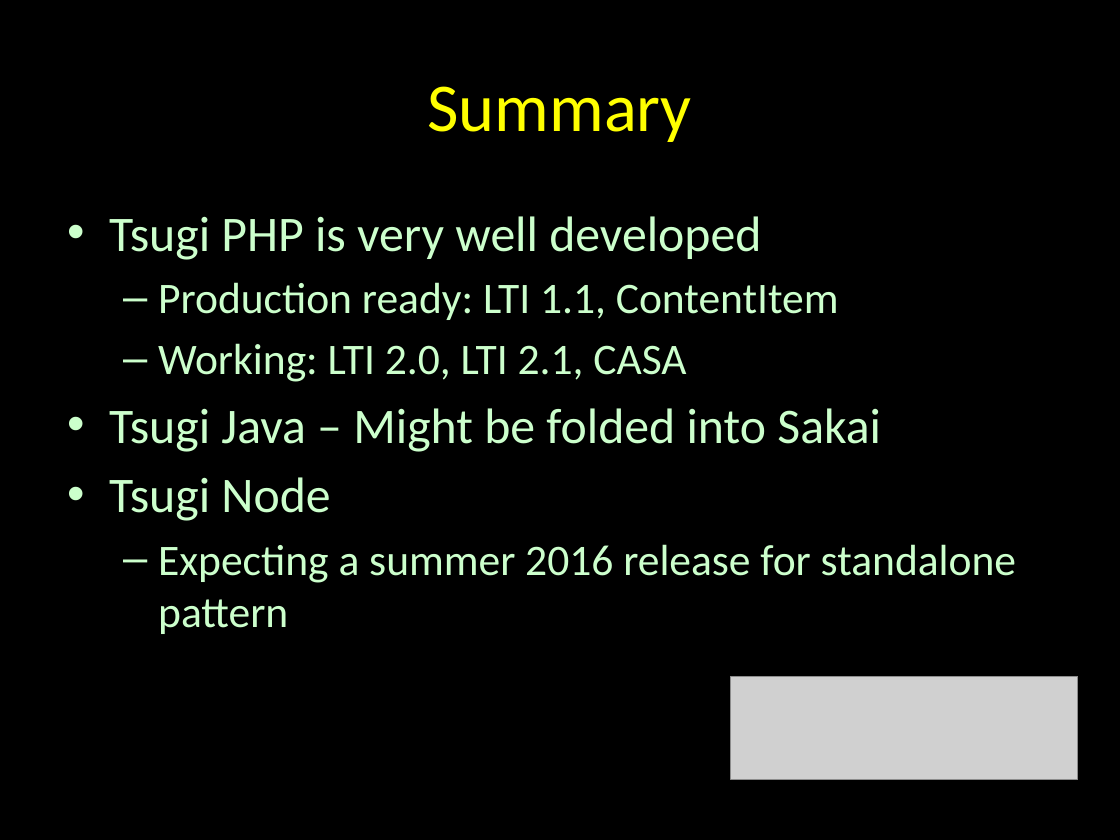
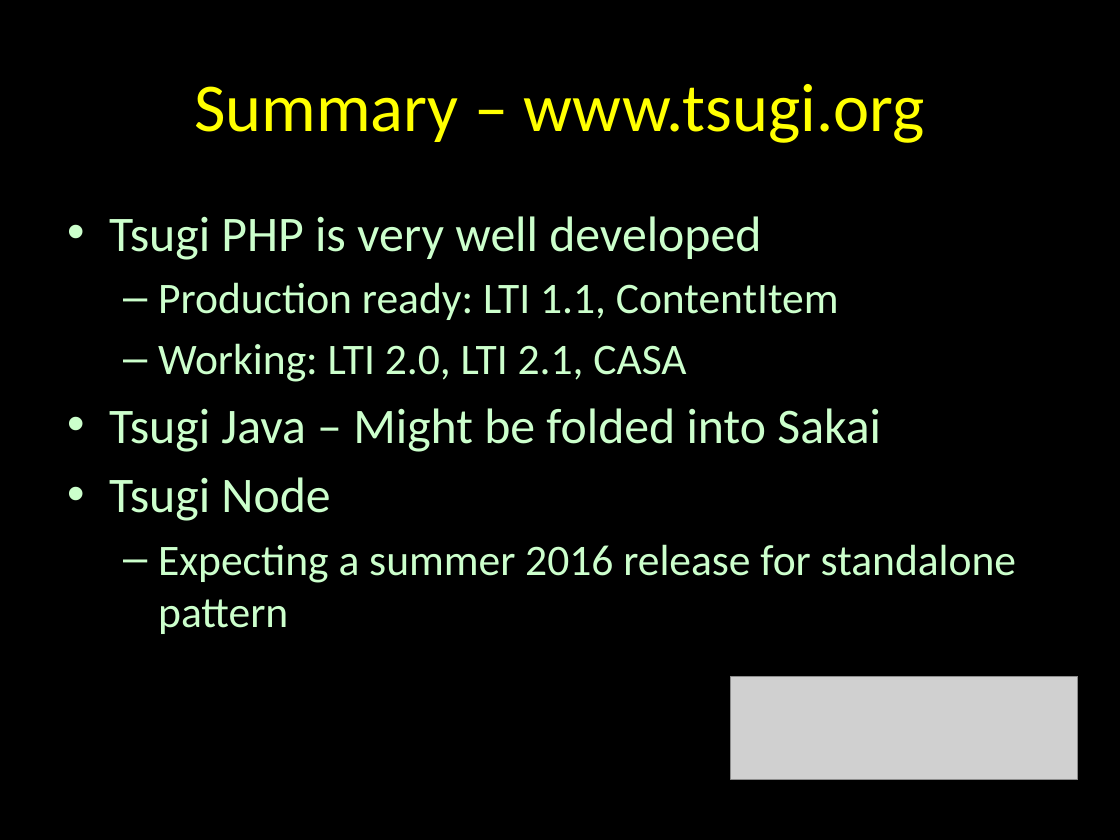
Before and after one commit to csev/tsugi-web, a slide deck: slide 18 of docs/lectures/00-Mini.pptx. Drawn at 1120x840 pixels with LibreOffice and Linux fonts; fonts in the diff are those of the drawing; grey boxes stand for pictures. Boxes give left, top, right and bottom in pixels: in the first picture for what was removed or moved away, otherwise in the second. Text is boxed around its words. In the diff, an @@ line names an element or a change of style, - is before the commit and + after.

```diff
--- a/docs/lectures/00-Mini.pptx
+++ b/docs/lectures/00-Mini.pptx
@@ title at bbox=[194, 84, 925, 143]: text changed @@
-Summary
+Summary – www.tsugi.org
```
Also in this commit, not shown: 7 other slides changed, 1 slide removed, 1 other file.
